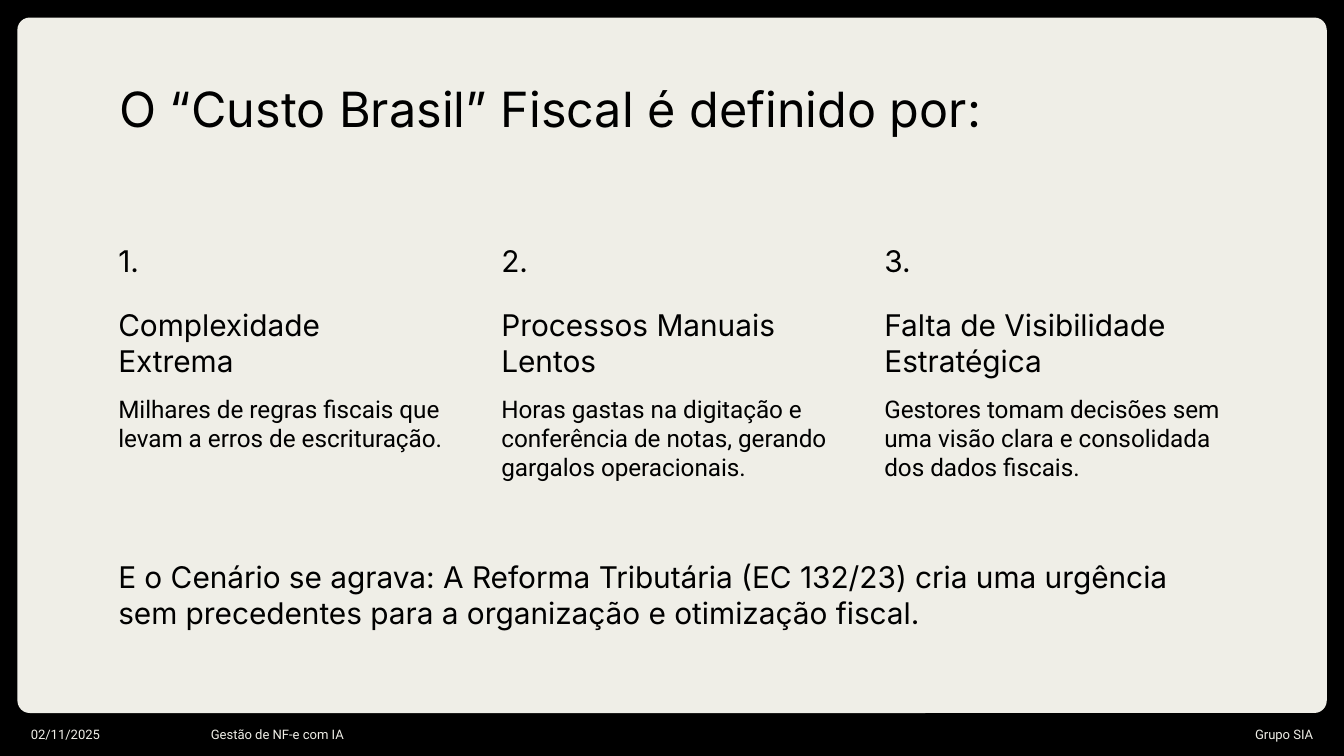
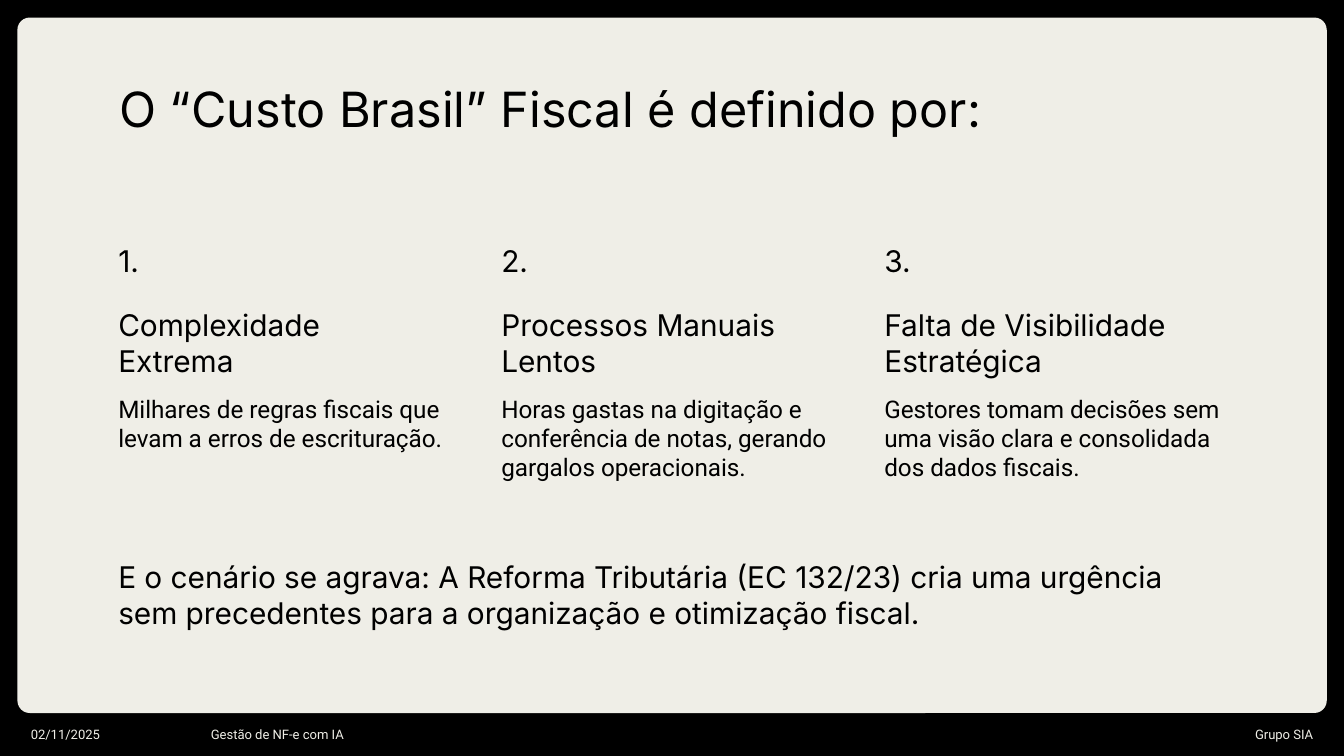
Before and after one commit to icaroribeiro/grupo-sia, a slide deck: slide 4 of projeto-final/Projeto Final - Artefatos/I2A2_Agentes_Inteligentes_Projeto_Final_SIA.pptx. Drawn at 1344x756 pixels with LibreOffice and Linux fonts; fonts in the diff are those of the drawing. Boxes give left, top, right and bottom in pixels: in the first picture for what was removed or moved away, otherwise in the second. Text is boxed around its words. In the diff, an @@ line names an element or a change of style, - is before the commit and + after.

```diff
--- a/projeto-final/Projeto Final - Artefatos/I2A2_Agentes_Inteligentes_Projeto_Final_SIA.pptx
+++ b/projeto-final/Projeto Final - Artefatos/I2A2_Agentes_Inteligentes_Projeto_Final_SIA.pptx
@@ subtitle at [118, 563, 1162, 631]: text changed @@
-E o Cenário se agrava: A Reforma Tributária (EC 132/23) cria uma urgência sem precedentes para a organização e otimização fiscal.
+E o cenário se agrava: A Reforma Tributária (EC 132/23) cria uma urgência sem precedentes para a organização e otimização fiscal.
```
Also in this commit, not shown: 5 slides removed, 1 other file.
